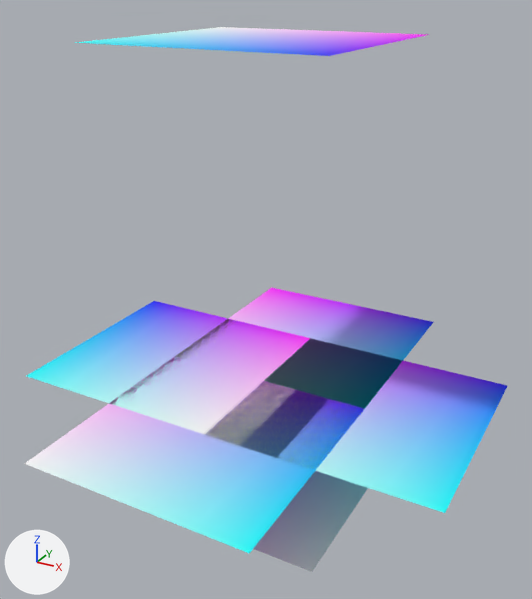
The COLLADA model Models/SkyBox.dae, before and after one commit.
Rendered twice from a 50 mm camera at (2.89, -5.22, 2.44) aimed at (0.05, -0.05, -0.15). The axes (+X, +Y, +Z) are drawn at lower left. The lights are the same throughout. Where no turn or scale is listed for an object, it has been applied to the vertices.

Script lines for the objects in view, before the commit:
```python
ob_skyback = bpy.data.objects.new('SkyBack', me_plane_006)
ob_skyback.location = (0.0, 0.0, -1.0)
ob_skybottom = bpy.data.objects.new('SkyBottom', me_plane_001)
ob_skybottom.location = (0.0, 1.0, 0.0)
ob_skyfront = bpy.data.objects.new('SkyFront', me_plane_004)
ob_skyfront.location = (0.0, 0.0, 1.0)
ob_skyfront.rotation_euler = (1.571, 0.0, 0.0)  # degrees (90, 0, 0)
ob_skyfront.scale = (-1.0, 1.0, 1.0)
ob_skyleft = bpy.data.objects.new('SkyLeft', me_plane_003)
ob_skyleft.location = (1.0, 0.0, 0.0)
ob_skyright = bpy.data.objects.new('SkyRight', me_plane_007)
ob_skyright.location = (-1.0, 0.0, 0.0)
ob_skyright.rotation_euler = (1.571, -1.571, 0.0)  # degrees (90, -90, 0)
ob_skyright.scale = (-1.0, 1.0, 1.0)
ob_skytop = bpy.data.objects.new('SkyTop', me_plane)
ob_skytop.location = (0.0, -1.0, 0.0)
```
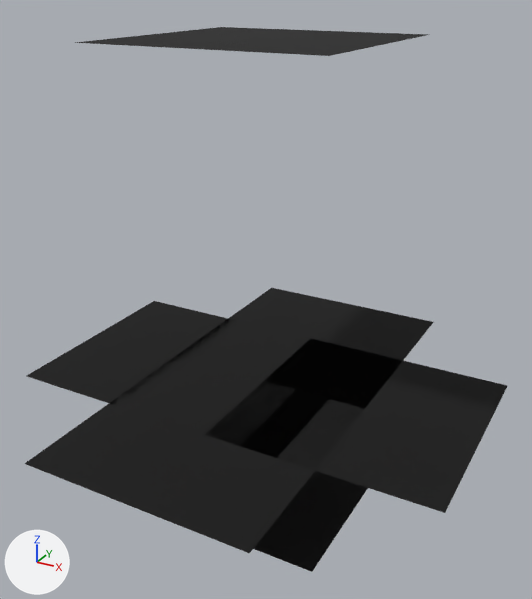
Commit message: fixed skybox draw

What differs and where, as boxes [x1, y1, x2, y2] in the pictures (532 x 599 px):
'SkyTop', recoloured
    both: [25, 356, 364, 553]
'SkyRight', recoloured
    both: [27, 301, 310, 435]
'SkyLeft', recoloured
    both: [205, 361, 507, 513]
'SkyBottom', recoloured
    both: [176, 288, 433, 409]
'SkyBack', recoloured
    both: [253, 471, 368, 572]
'SkyFront', recoloured
    both: [74, 27, 428, 56]

The change, as a diff of the scene's bpy script:
```diff
--- a/Models/SkyBox.dae.py
+++ b/Models/SkyBox.dae.py
@@ mat_material @@
 n0 = _N.new('ShaderNodeBsdfPrincipled'); n0.name = 'Principled BSDF'
+n0.inputs[0].default_value = (0.0, 0.0, 0.0, 1.0)  # 'Base Color', black #000000
 n0.inputs[2].default_value = 0.9  # 'Roughness'
 n1 = _N.new('ShaderNodeOutputMaterial'); n1.name = 'Material Output'
-n2 = _N.new('ShaderNodeVertexColor'); n2.name = 'Color Attribute'
-n2.layer_name = 'Col'
 _L.new(n0.outputs[0], n1.inputs[0])  # 'BSDF' to 'Surface'
-_L.new(n2.outputs[0], n0.inputs[0])  # 'Color' to 'Base Color'
@@ mat_material_009 @@
 n0 = _N.new('ShaderNodeBsdfPrincipled'); n0.name = 'Principled BSDF'
+n0.inputs[0].default_value = (0.0, 0.0, 0.0, 1.0)  # 'Base Color', black #000000
 n0.inputs[2].default_value = 0.9  # 'Roughness'
 n1 = _N.new('ShaderNodeOutputMaterial'); n1.name = 'Material Output'
-n2 = _N.new('ShaderNodeVertexColor'); n2.name = 'Color Attribute'
-n2.layer_name = 'Col'
 _L.new(n0.outputs[0], n1.inputs[0])  # 'BSDF' to 'Surface'
-_L.new(n2.outputs[0], n0.inputs[0])  # 'Color' to 'Base Color'
@@ mat_material_004 @@
 n0 = _N.new('ShaderNodeBsdfPrincipled'); n0.name = 'Principled BSDF'
+n0.inputs[0].default_value = (0.0, 0.0, 0.0, 1.0)  # 'Base Color', black #000000
 n0.inputs[2].default_value = 0.9  # 'Roughness'
 n1 = _N.new('ShaderNodeOutputMaterial'); n1.name = 'Material Output'
-n2 = _N.new('ShaderNodeVertexColor'); n2.name = 'Color Attribute'
-n2.layer_name = 'Col'
 _L.new(n0.outputs[0], n1.inputs[0])  # 'BSDF' to 'Surface'
-_L.new(n2.outputs[0], n0.inputs[0])  # 'Color' to 'Base Color'
@@ mat_material_005 @@
 n0 = _N.new('ShaderNodeBsdfPrincipled'); n0.name = 'Principled BSDF'
+n0.inputs[0].default_value = (0.0, 0.0, 0.0, 1.0)  # 'Base Color', black #000000
 n0.inputs[2].default_value = 0.9  # 'Roughness'
 n1 = _N.new('ShaderNodeOutputMaterial'); n1.name = 'Material Output'
-n2 = _N.new('ShaderNodeVertexColor'); n2.name = 'Color Attribute'
-n2.layer_name = 'Col'
 _L.new(n0.outputs[0], n1.inputs[0])  # 'BSDF' to 'Surface'
-_L.new(n2.outputs[0], n0.inputs[0])  # 'Color' to 'Base Color'
@@ mat_material_007 @@
 n0 = _N.new('ShaderNodeBsdfPrincipled'); n0.name = 'Principled BSDF'
+n0.inputs[0].default_value = (0.0, 0.0, 0.0, 1.0)  # 'Base Color', black #000000
 n0.inputs[2].default_value = 0.9  # 'Roughness'
 n1 = _N.new('ShaderNodeOutputMaterial'); n1.name = 'Material Output'
-n2 = _N.new('ShaderNodeVertexColor'); n2.name = 'Color Attribute'
-n2.layer_name = 'Col'
 _L.new(n0.outputs[0], n1.inputs[0])  # 'BSDF' to 'Surface'
-_L.new(n2.outputs[0], n0.inputs[0])  # 'Color' to 'Base Color'
@@ mat_material_008 @@
 n0 = _N.new('ShaderNodeBsdfPrincipled'); n0.name = 'Principled BSDF'
+n0.inputs[0].default_value = (0.0, 0.0, 0.0, 1.0)  # 'Base Color', black #000000
 n0.inputs[2].default_value = 0.9  # 'Roughness'
 n1 = _N.new('ShaderNodeOutputMaterial'); n1.name = 'Material Output'
-n2 = _N.new('ShaderNodeVertexColor'); n2.name = 'Color Attribute'
-n2.layer_name = 'Col'
 _L.new(n0.outputs[0], n1.inputs[0])  # 'BSDF' to 'Surface'
-_L.new(n2.outputs[0], n0.inputs[0])  # 'Color' to 'Base Color'
@@ me_plane @@
 me_plane.from_pydata(...)  # 4 vertices, 2 faces; spans x -1.0..1.0, y -1.0..1.0, z -1.0
+# me_plane part 1: vertex colours changed
 me_plane.materials.append(mat_material)
@@ me_plane_001 @@
 me_plane_001.from_pydata(...)  # 4 vertices, 2 faces; spans x -1.0..1.0, y -1.0..1.0, z -1.0
+# me_plane_001 part 2: vertex colours changed
 me_plane_001.materials.append(mat_material_009)
@@ me_plane_003 @@
 me_plane_003.from_pydata(...)  # 4 vertices, 2 faces; spans x -1.0..1.0, y -1.0..1.0, z -1.0
+# me_plane_003 part 3: vertex colours changed
 me_plane_003.materials.append(mat_material_004)
@@ me_plane_004 @@
 me_plane_004.from_pydata(...)  # 4 vertices, 2 faces; spans x -1.0..1.0, y 1.0, z -1.0..1.0
 # used by ob_skyfront; location = (0.0, 0.0, 1.0); rotation_euler = (1.571, 0.0, 0.0), in degrees (90, 0, 0); scale = (-1.0, 1.0, 1.0)
+# me_plane_004 part 4: vertex colours changed
 me_plane_004.materials.append(mat_material_005)
@@ me_plane_006 @@
 me_plane_006.from_pydata(...)  # 4 vertices, 2 faces; spans x -1.0..1.0, y -1.0..1.0, z -1.0
+# me_plane_006 part 5: vertex colours changed
 me_plane_006.materials.append(mat_material_007)
@@ me_plane_007 @@
 me_plane_007.from_pydata(...)  # 4 vertices, 2 faces; spans x 1.0, y -1.0..1.0, z -1.0..1.0
 # used by ob_skyright; location = (-1.0, 0.0, 0.0); rotation_euler = (1.571, -1.571, 0.0), in degrees (90, -90, 0); scale = (-1.0, 1.0, 1.0)
+# me_plane_007 part 6: vertex colours changed
 me_plane_007.materials.append(mat_material_008)
```
